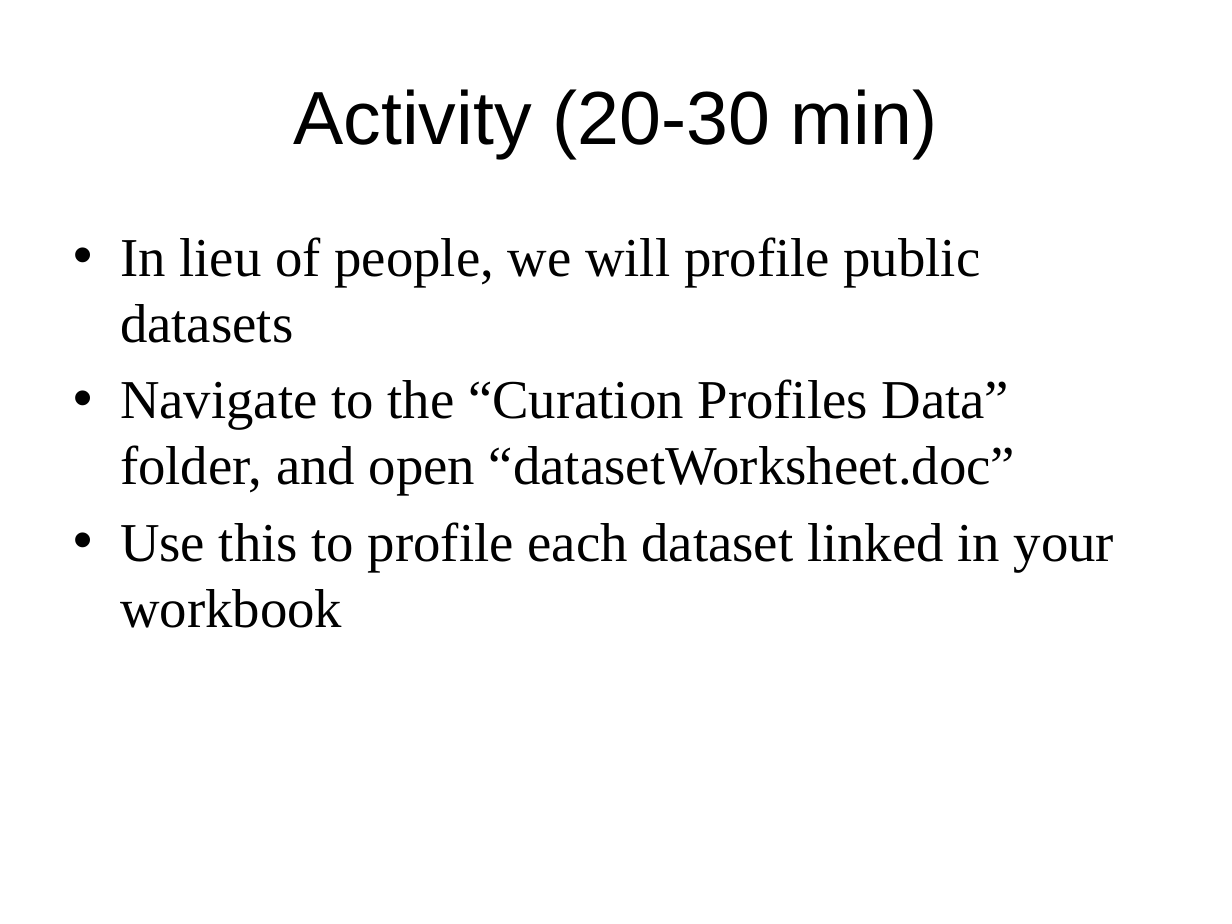
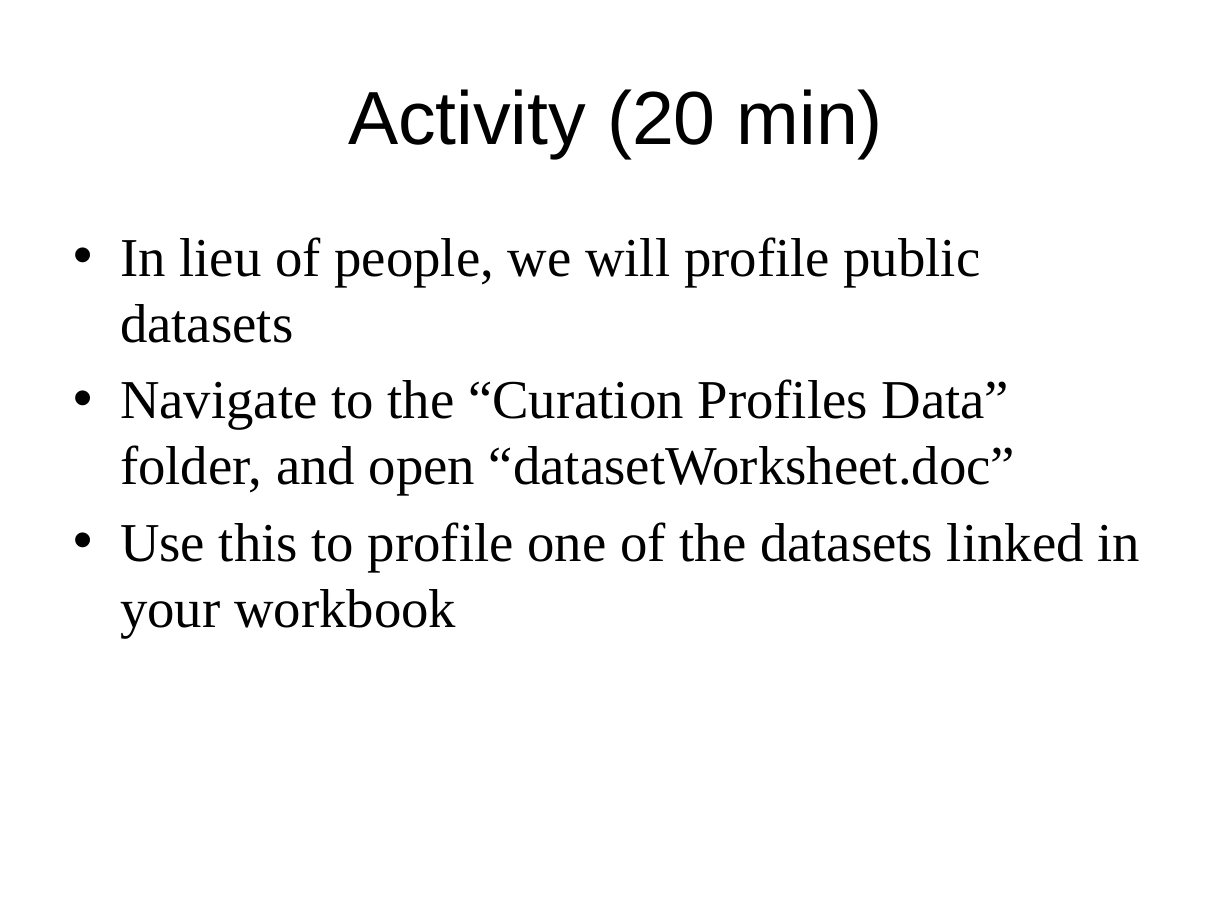
Before and after one commit to DataCurationWorkshop/HongKongCurationWorkshop, a slide deck: slide 17 of Day_1/Lab/Day_1_Lab_DCToolkit.pptx. Drawn at 1232x924 pixels with LibreOffice and Linux fonts; fonts in the diff are those of the drawing; background and template pictures are left out. Boxes give left, top, right and bottom in pixels: in the first picture for what was removed or moved away, otherwise in the second. Text is boxed around its words. In the diff, an @@ line names an element or a change of style, - is before the commit and + after.

```diff
--- a/Day_1/Lab/Day_1_Lab_DCToolkit.pptx
+++ b/Day_1/Lab/Day_1_Lab_DCToolkit.pptx
@@ title at (348, 89, 883, 158): text changed @@
-Activity (20-30 min)
+Activity (20 min)
@@ text at (120, 522, 1140, 637): text changed @@
-• Use this to profile each dataset linked in your workbook
+• Use this to profile one of the datasets linked in your workbook
```
Also in this commit, not shown: 11 other files.
